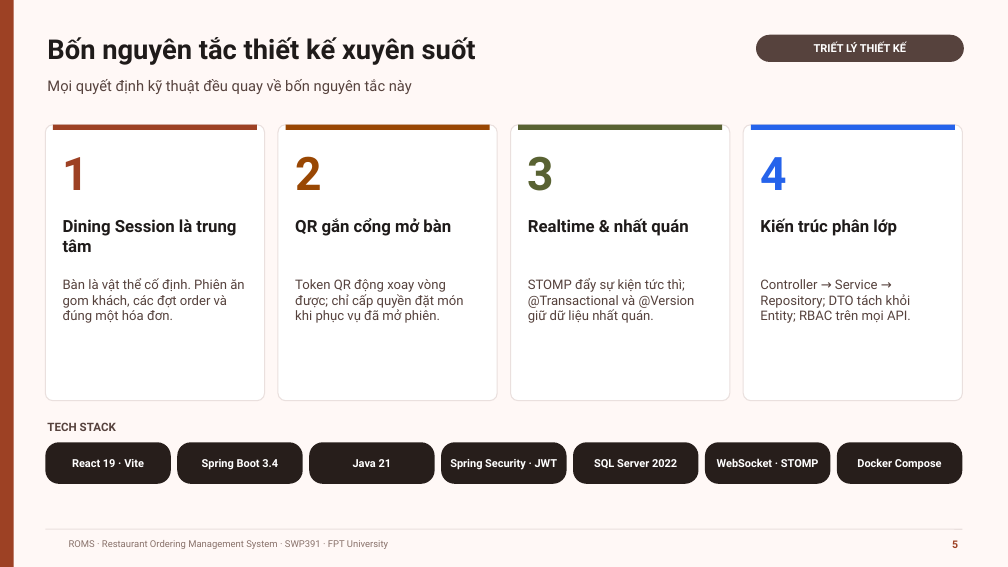
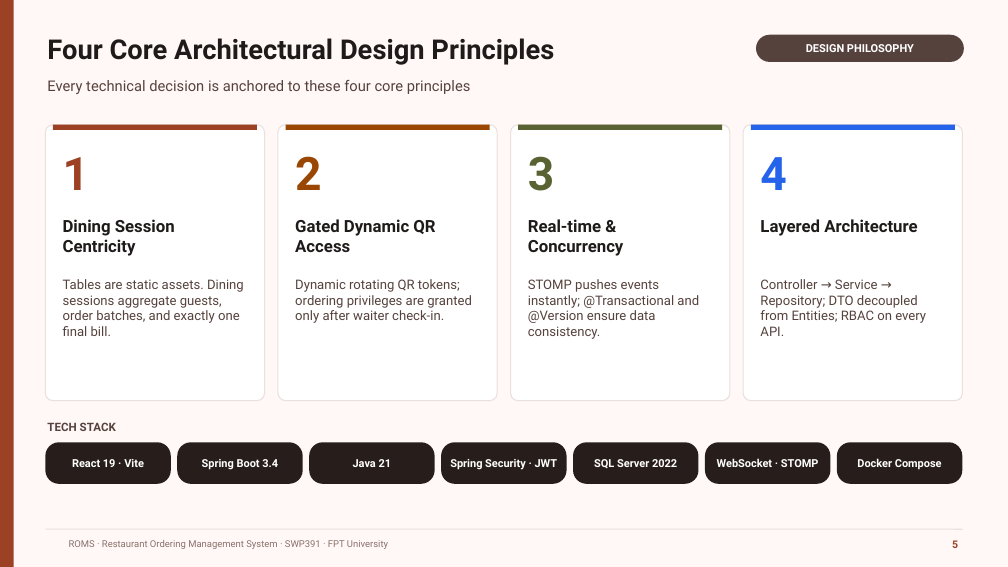
Before and after one commit to GROUP6-ROMS/Restaurant-Ordering-Management-System-ROMS, a slide deck: slide 5 of slide/ROMS_Bao_ve_SWP391.pptx. Drawn at 1008x567 pixels with LibreOffice and Linux fonts; fonts in the diff are those of the drawing; background and template pictures are left out. Boxes give left, top, right and bottom in pixels: in the first picture for what was removed or moved away, otherwise in the second. Text is boxed around its words. In the diff, an @@ line names an element or a change of style, - is before the commit and + after.

```diff
--- a/slide/ROMS_Bao_ve_SWP391.pptx
+++ b/slide/ROMS_Bao_ve_SWP391.pptx
@@ text at (47, 38, 554, 65): text changed @@
-Bốn nguyên tắc thiết kế xuyên suốt
+Four Core Architectural Design Principles
@@ text in rounded rectangle at (806, 44, 914, 52): text changed @@
-TRIẾT LÝ THIẾT KẾ
+DESIGN PHILOSOPHY
@@ text at (47, 80, 470, 94): text changed @@
-Mọi quyết định kỹ thuật đều quay về bốn nguyên tắc này
+Every technical decision is anchored to these four core principles
@@ text at (63, 219, 175, 256): text changed @@
-Dining Session là trung tâm
+Dining Session Centricity
@@ text at (295, 219, 435, 252): text changed @@
-QR gắn cổng mở bàn
+Gated Dynamic QR Access
@@ text at (528, 219, 624, 256): text changed @@
-Realtime & nhất quán
+Real-time & Concurrency
@@ text at (760, 219, 917, 236): text changed @@
-Kiến trúc phân lớp
+Layered Architecture
@@ text at (63, 279, 244, 336): text changed @@
-Bàn là vật thể cố định. Phiên ăn gom khách, các đợt order và đúng một hóa đơn.
+Tables are static assets. Dining sessions aggregate guests, order batches, and exactly one final bill.
@@ text at (295, 279, 472, 323): text changed @@
-Token QR động xoay vòng được; chỉ cấp quyền đặt món khi phục vụ đã mở phiên.
+Dynamic rotating QR tokens; ordering privileges are granted only after waiter check-in.
@@ text at (528, 279, 699, 339): text changed @@
-STOMP đẩy sự kiện tức thì; @Transactional và @Version giữ dữ liệu nhất quán.
+STOMP pushes events instantly; @Transactional and @Version ensure data consistency.
@@ text at (760, 279, 926, 336): text changed @@
-Controller → Service → Repository; DTO tách khỏi Entity; RBAC trên mọi API.
+Controller → Service → Repository; DTO decoupled from Entities; RBAC on every API.
```
Also in this commit, not shown: 22 other slides changed.
